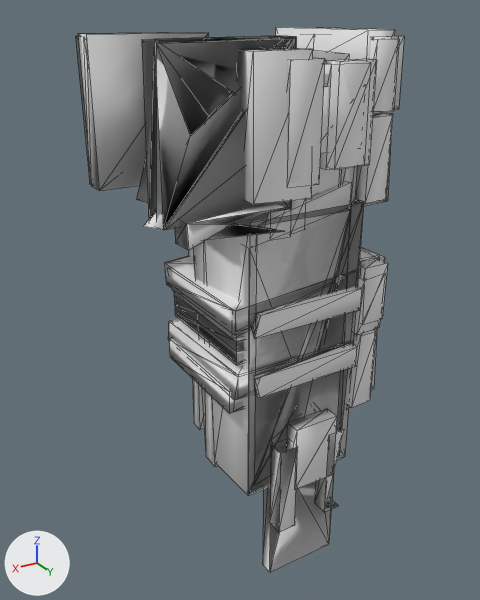
One commit to the OBJ model src/main/resources/assets/kn8/meshes/soichiro/leg_left.obj: the scene before it, then after it.
Rendered twice from a 50 mm lens placed at (0.279, 0.784, 0.986), pointed at (-0.091, 0.167, 0.678). Every picture has the same lights, and +X, +Y and +Z are marked at lower left. The older version comes first. Mesh edges are drawn as thin lines. Where no turn or scale is listed for an object, it has been applied to the vertices. Vertices at exactly the same position are counted once.

Names of what the first picture shows: 'leg_left'.
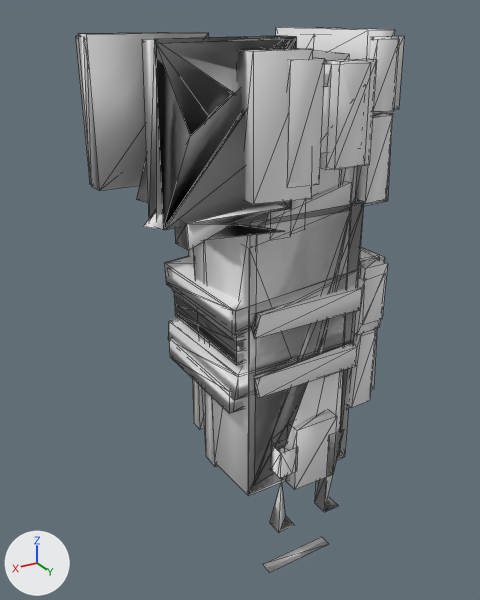
What differs and where, as boxes [x1, y1, x2, y2] in the pictures (480 x 600 px):
part 1 of me_leg_left, cut back
    before: [154, 39, 352, 573]
    after: [154, 39, 352, 533]

Edits to the bpy script that builds the scene:
```text
Change me_leg_left:
    used by ob_leg_left; location = (0.0, 0.0, 0.0)
    remove me_leg_left.from_pydata(...)  # 813 vertices, 1279 faces; spans x -0.249..0.076, y -0.011..0.33, z 0.401..0.973
    add me_leg_left.from_pydata(...)  # 860 vertices, 1319 faces; spans x -0.249..0.076, y -0.011..0.33, z 0.401..0.973
    me_leg_left part 1
    41 faces are deleted
    47 vertices are added at x -0.147..-0.014, y 0.217..0.324, z 0.543..0.85
    81 new faces join them
```
